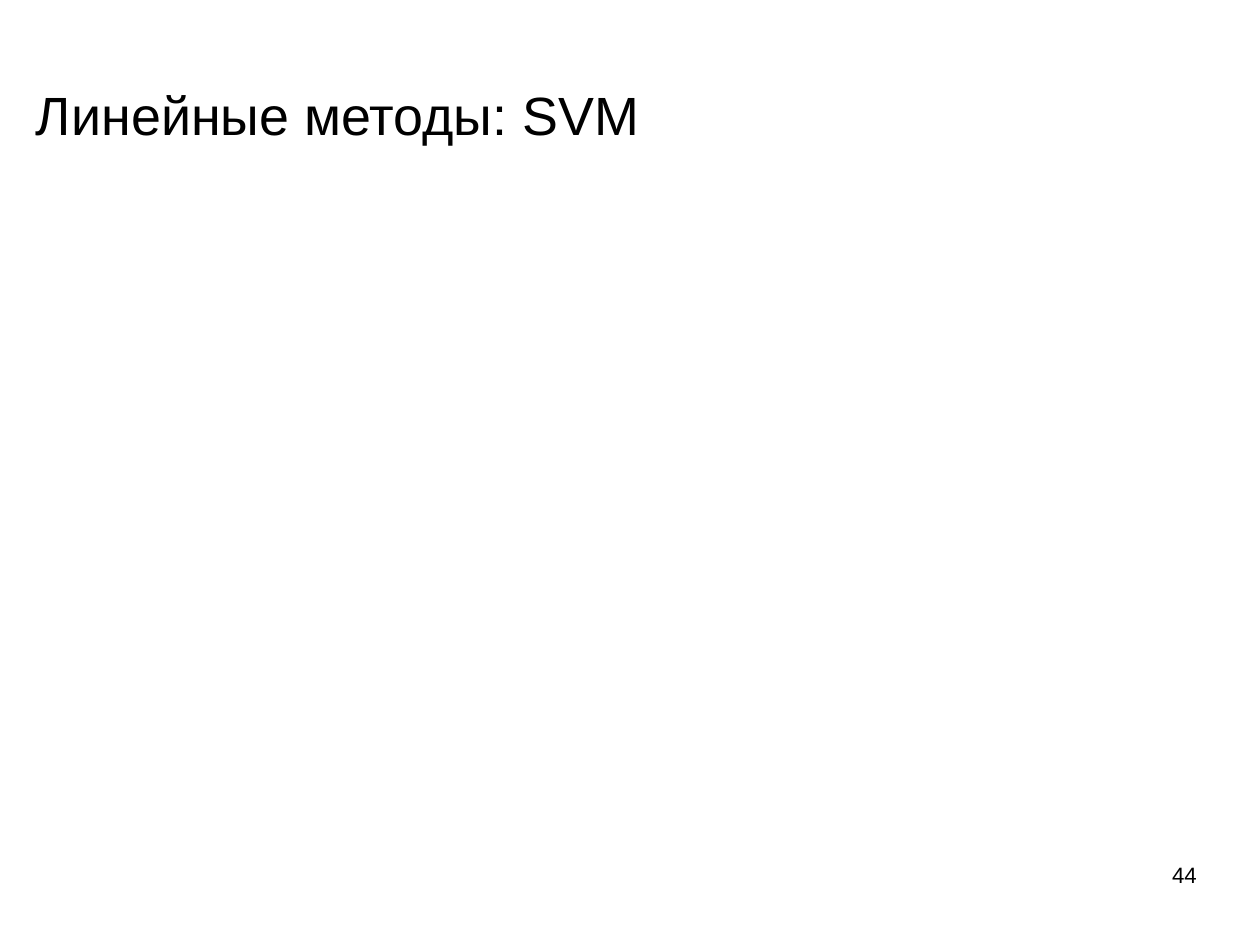
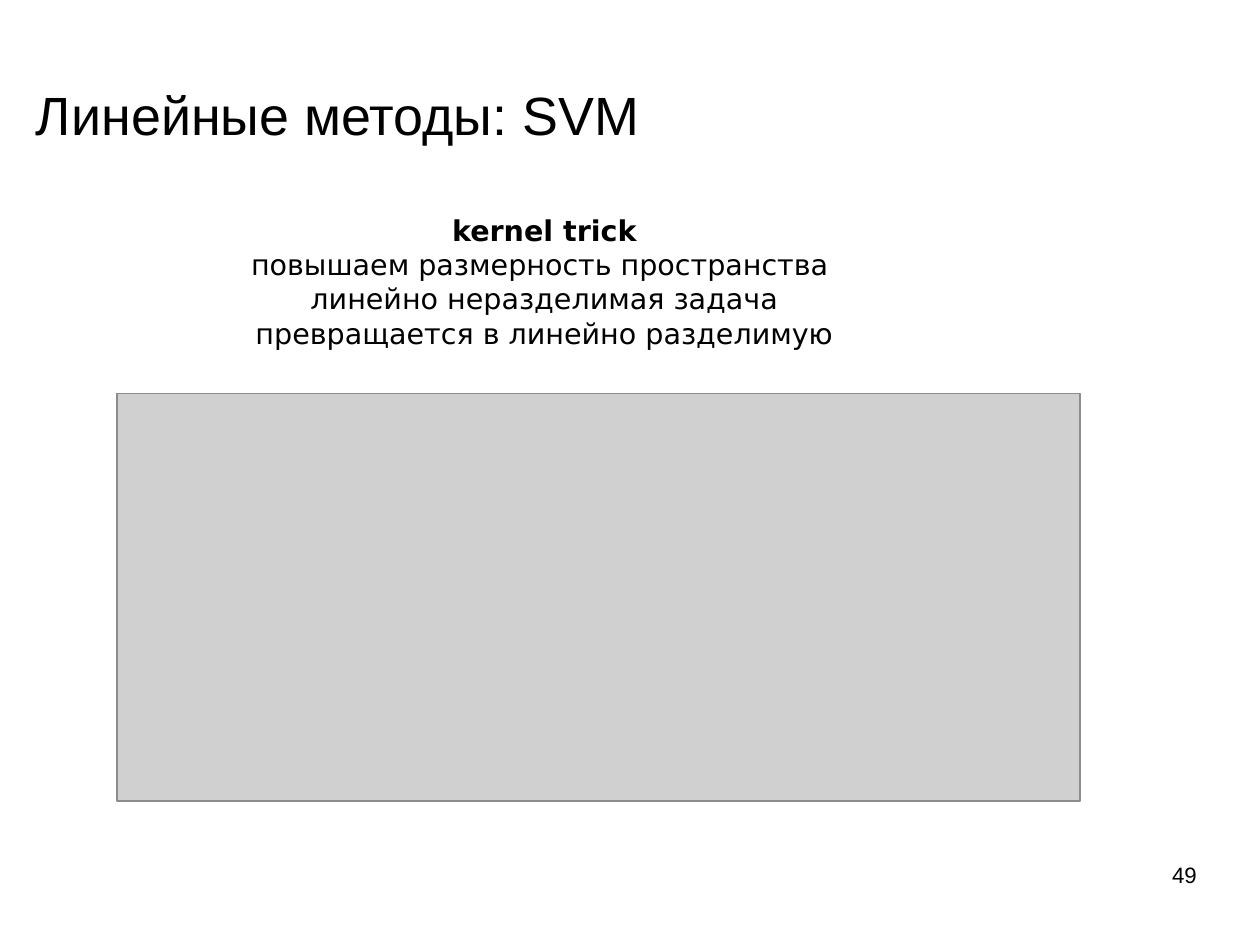
Before and after one commit to mechanoid5/ml_lectorium_legacy, a slide deck: slide 49 of 09-linear.odp (slide 44 before the commit). Drawn at 1260x945 pixels with LibreOffice and Linux fonts; fonts in the diff are those of the drawing; grey boxes stand for pictures; background and template pictures are left out. Boxes give left, top, right and bottom in pixels: in the first picture for what was removed or moved away, otherwise in the second. Text is boxed around its words. In the diff, an @@ line names an element or a change of style, - is before the commit and + after.

```diff
--- a/09-linear.odp
+++ b/09-linear.odp
@@ text added at (251, 219, 832, 350), 18 pt, text #000000 @@
+kernel trick
+повышаем размерность пространства
+линейно неразделимая задача
+превращается в линейно разделимую
@@ picture added at (117, 394, 1080, 802) @@
@@ page number at (1172, 867, 1197, 884): text changed @@
-44
+49
```
Also in this commit, not shown: 3 other slides changed, 5 slides added, 1 slide removed, 1 other file.
